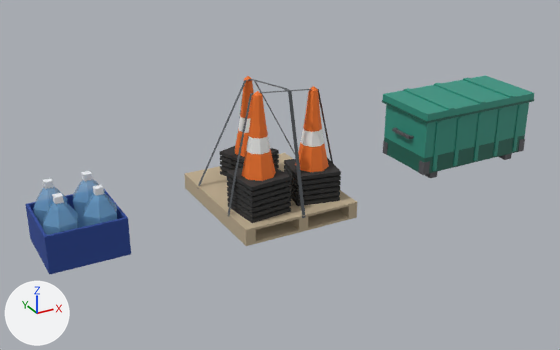
The Blender file assets/models/src/freight-2.blend, before and after one commit.
One viewpoint serves both versions: a camera (50 mm lens) standing at (-1.16, -5.24, 2.85) and looking at (1.71, -0.01, 0.23). Lighting does not change. The marker at lower left points along +X, +Y and +Z. The first picture is the older version.

Names of what the first picture shows: 'JobBox', 'TrafficCones', 'WaterCarboys'.
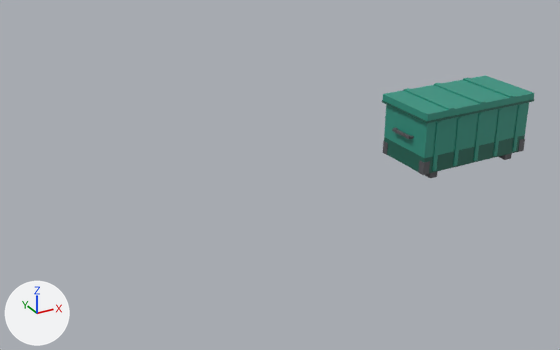
The newer file is also turned or shifted as a whole; pictures and numbers use the older file's frame.

Where the change shows, as pixel boxes [x1, y1, x2, y2] in the pictures (560 x 350 px):
```json
{"object": "TrafficCones", "change": "deleted", "before": [184, 76, 357, 246], "faces in mat_conebase (dark grey #303030)": [220, 146, 341, 223], "faces in mat_palletwood (beige #bfad90)": [184, 153, 357, 246], "faces in mat_coneorange (orange #f37627)": [235, 76, 329, 181], "faces in mat_strap (dark grey #55595d)": [197, 79, 333, 218], "faces in mat_coneband (white #f3f3f1)": [239, 117, 324, 154]}
{"object": "WaterCarboys", "change": "deleted", "before": [25, 171, 131, 275], "faces in mat_crateblue (blue #274595)": [25, 188, 131, 275], "faces in mat_carboywater (blue #7cb3e1)": [33, 179, 117, 235], "faces in mat_carboycap (white #edf1f6)": [43, 171, 104, 204]}
```

Edits to the scene script, one JSON object a line:
```json
{"op": "remove", "block": "ob_watercarboys", "code": ["ob_watercarboys = bpy.data.objects.new('WaterCarboys', me_watercarboys)", "ob_watercarboys.location = (0.0, 0.0, 0.0)"]}
{"op": "remove", "block": "ob_trafficcones", "code": ["ob_trafficcones = bpy.data.objects.new('TrafficCones', me_trafficcones)", "ob_trafficcones.location = (1.6, 0.0, 0.0)"]}
```
